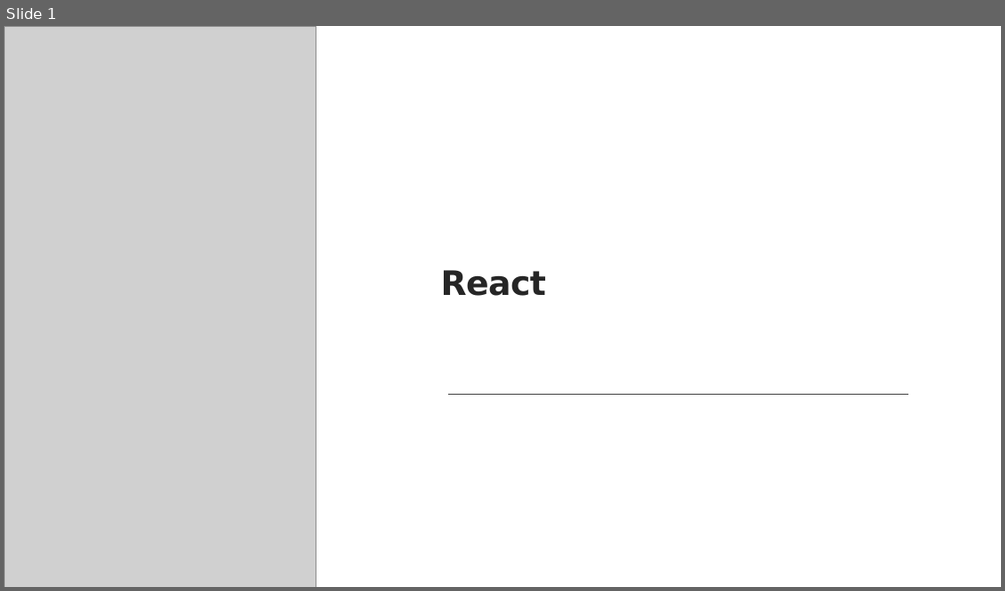
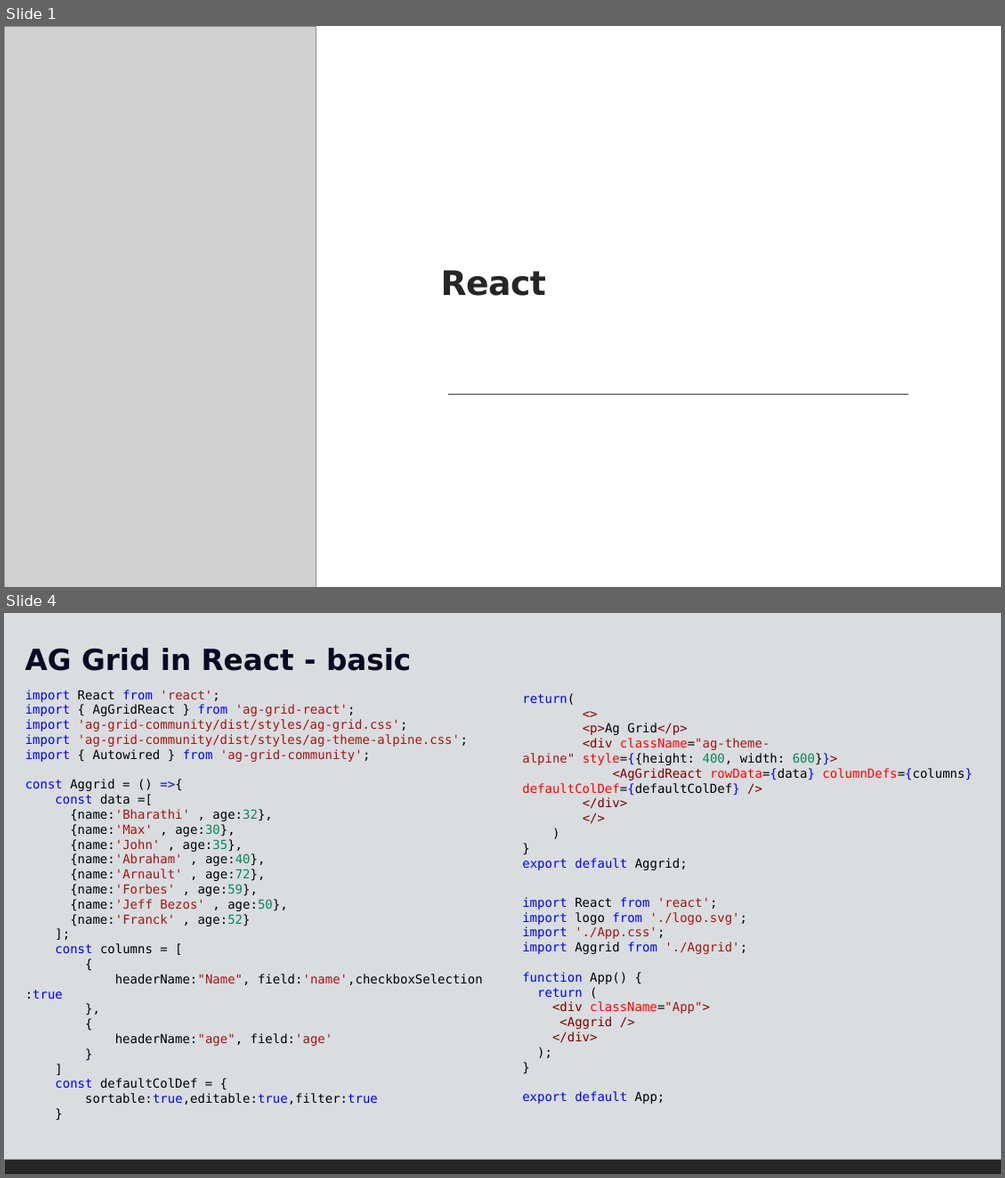
Before and after one commit to bharathi2k6/Learn_React, a slide deck: doc/React-7.pptx. Shown one above the other, each under a label of ours: slide 1 before the commit, slides 1 and 4 after it; the slides between them are not shown. The pictures are 1005x591 and 1005x1178 pixels, drawn with LibreOffice and Linux fonts; fonts in the diff are those of the drawing; grey boxes stand for pictures. Boxes give left, top, right and bottom in pixels: in the first picture for what was removed or moved away, otherwise in the second. Text is boxed around its words. In the diff, an @@ line names an element or a change of style, - is before the commit and + after.

Commit message:
AG grid

```diff
--- a/doc/React-7.pptx
+++ b/doc/React-7.pptx
@@ slide 4 added at [4, 613, 1001, 1174], background #FFFFFF; not listed: 1 template element that a slide beside it also shows @@
@@ rectangle added at [4, 613, 1001, 1159], fill #D9DDDF @@
@@ text added at [25, 648, 411, 671], 28 pt, text #0A0A23, bold @@
+AG Grid in React - basic
@@ text added at [25, 690, 483, 1104], 12 pt, text #000000 @@
+import React from 'react';
+import { AgGridReact } from 'ag-grid-react';
+import 'ag-grid-community/dist/styles/ag-grid.css';
+import 'ag-grid-community/dist/styles/ag-theme-alpine.css';
+import { Autowired } from 'ag-grid-community';
+const Aggrid = () =>{
+const data =[
+{name:'Bharathi' , age:32},
+{name:'Max' , age:30},
+{name:'John' , age:35},
+{name:'Abraham' , age:40},
+{name:'Arnault' , age:72},
+{name:'Forbes' , age:59},
+{name:'Jeff Bezos' , age:50},
+{name:'Franck' , age:52}
+];
+const columns = [
+{
+headerName:"Name", field:'name',checkboxSelection:true
+},
+{
+headerName:"age", field:'age'
+}
+]
+const defaultColDef = {
+sortable:true,editable:true,filter:true
+}
@@ text added at [522, 693, 972, 870], 12 pt, text #000000 @@
+return(
+<>
+<p>Ag Grid</p>
+<div className="ag-theme-alpine" style={{height: 400, width: 600}}>
+<AgGridReact rowData={data} columnDefs={columns} defaultColDef={defaultColDef} />
+</div>
+</>
+)
+}
+export default Aggrid;
@@ text added at [522, 897, 748, 1103], 12 pt, text #0000FF @@
+import React from 'react';
+import logo from './logo.svg';
+import './App.css';
+import Aggrid from './Aggrid';
+function App() {
+return (
+<div className="App">
+<Aggrid />
+</div>
+);
+}
+export default App;
```
Also in this commit, not shown: 1 slide changed, 6 other slides added, 24 other files.
